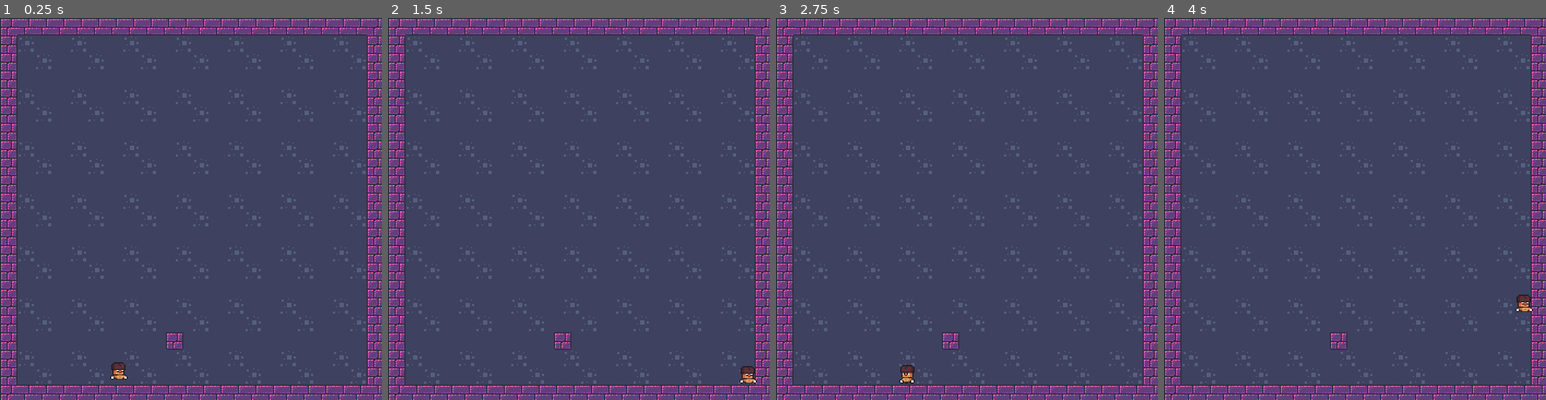
Above: before the commit, frames 1-4 (left to right).
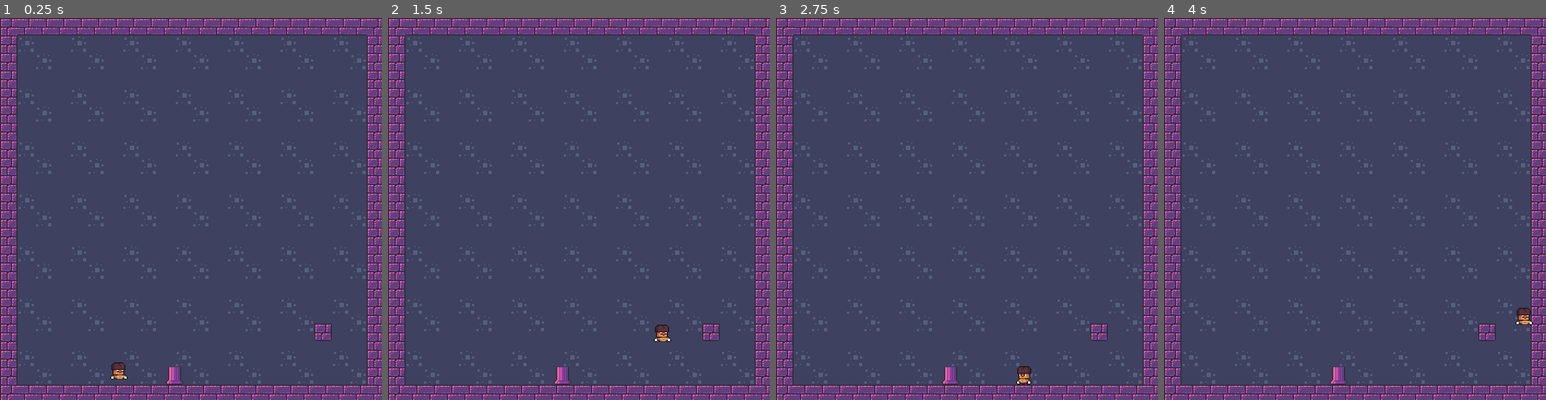
Above: after the commit, the same moments.

Repository: toadkarter/Youre-Mine
Game: Godot game, scene res://Scenes/Levels/Base/base.tscn
Same seed, same stepped clock (60 frames per second), same inputs: the game is played once before the commit and once after it.
Inputs:
- Up to frame 1 (0.25 s): no input
- Up to frame 2 (1.5 s): hold Right (right) from 0.53 s (still down); tap Space (jump) at 0.6, 0.77, 1.07, 1.35 s
- Up to frame 3 (2.75 s): tap Space (jump) at 1.52, 1.82, 2.1 s; release Right (right) at 2.03 s; hold Left (left) from 2.03 s (still down)
- Up to frame 4 (4 s): release Left (left) at 2.78 s; hold Right (right) from 2.78 s (still down); tap Space (jump) at 2.85, 3.02, 3.32, 3.6, 3.77 s

The runs differ from the first frame. In frame 1, 0.6% of the frame differs, in the area x 43-87%, y 80-96%; in frame 2, 0.9%; in frame 3, 0.9%, in the area x 32-87%, y 80-96%; in frame 4, 0.9%.

Commit message:
Adding pillar base and adjusting collider for player

Diff:
--- a/Scenes/Environment/Blocks/Regular/regular_block.tscn
+++ b/Scenes/Environment/Blocks/Regular/regular_block.tscn
@@ -6,6 +6,7 @@
 size = Vector2(16, 16)
 
 [node name="RegularBlock" type="StaticBody2D"]
+collision_mask = 3
 
 [node name="Sprite2D" type="Sprite2D" parent="."]
 texture = ExtResource("1_kaldt")
--- /dev/null
+++ b/Scenes/Environment/Pillars/pillar_base.tscn
@@ -0,0 +1,17 @@
+[gd_scene load_steps=3 format=3 uid="uid://d3dyufewkt7cl"]
+
+[ext_resource type="Texture2D" uid="uid://dcqr4t4m8fp5o" path="res://Art/Tilesets/map.png" id="1_kt3v8"]
+
+[sub_resource type="RectangleShape2D" id="RectangleShape2D_e4gro"]
+size = Vector2(14, 16)
+
+[node name="RegularBlock" type="StaticBody2D"]
+collision_mask = 3
+
+[node name="Sprite2D" type="Sprite2D" parent="."]
+texture = ExtResource("1_kt3v8")
+region_enabled = true
+region_rect = Rect2(0, 96, 16, 16)
+
+[node name="CollisionShape2D" type="CollisionShape2D" parent="."]
+shape = SubResource("RectangleShape2D_e4gro")
--- a/Scenes/Levels/Base/base.tscn
+++ b/Scenes/Levels/Base/base.tscn
@@ -1,8 +1,9 @@
-[gd_scene load_steps=6 format=3 uid="uid://c3r8mhrq2ydjn"]
+[gd_scene load_steps=7 format=3 uid="uid://c3r8mhrq2ydjn"]
 
 [ext_resource type="Texture2D" uid="uid://dcqr4t4m8fp5o" path="res://Art/Tilesets/map.png" id="1_ddd4i"]
 [ext_resource type="PackedScene" uid="uid://cs1p0fe5g3h5v" path="res://Scenes/Player/player.tscn" id="2_r86f6"]
 [ext_resource type="PackedScene" uid="uid://b7sgblnp72dty" path="res://Scenes/Environment/Blocks/Regular/regular_block.tscn" id="3_vl37q"]
+[ext_resource type="PackedScene" uid="uid://d3dyufewkt7cl" path="res://Scenes/Environment/Pillars/pillar_base.tscn" id="4_dy7y3"]
 
 [sub_resource type="TileSetAtlasSource" id="TileSetAtlasSource_hewuo"]
 texture = ExtResource("1_ddd4i")
@@ -230,6 +231,11 @@
 
 [node name="Player" parent="." instance=ExtResource("2_r86f6")]
 position = Vector2(109, 290)
+speed = 150.0
+jump_velocity = -350.0
 
 [node name="RegularBlock" parent="." instance=ExtResource("3_vl37q")]
-position = Vector2(160, 296)
+position = Vector2(296, 288)
+
+[node name="RegularBlock2" parent="." instance=ExtResource("4_dy7y3")]
+position = Vector2(160, 328)
--- a/Scenes/Player/player.tscn
+++ b/Scenes/Player/player.tscn
@@ -29,7 +29,7 @@
 
 [sub_resource type="CapsuleShape2D" id="CapsuleShape2D_ae5cj"]
 radius = 6.0
-height = 18.0
+height = 16.0
 
 [node name="Player" type="CharacterBody2D"]
 collision_layer = 2
